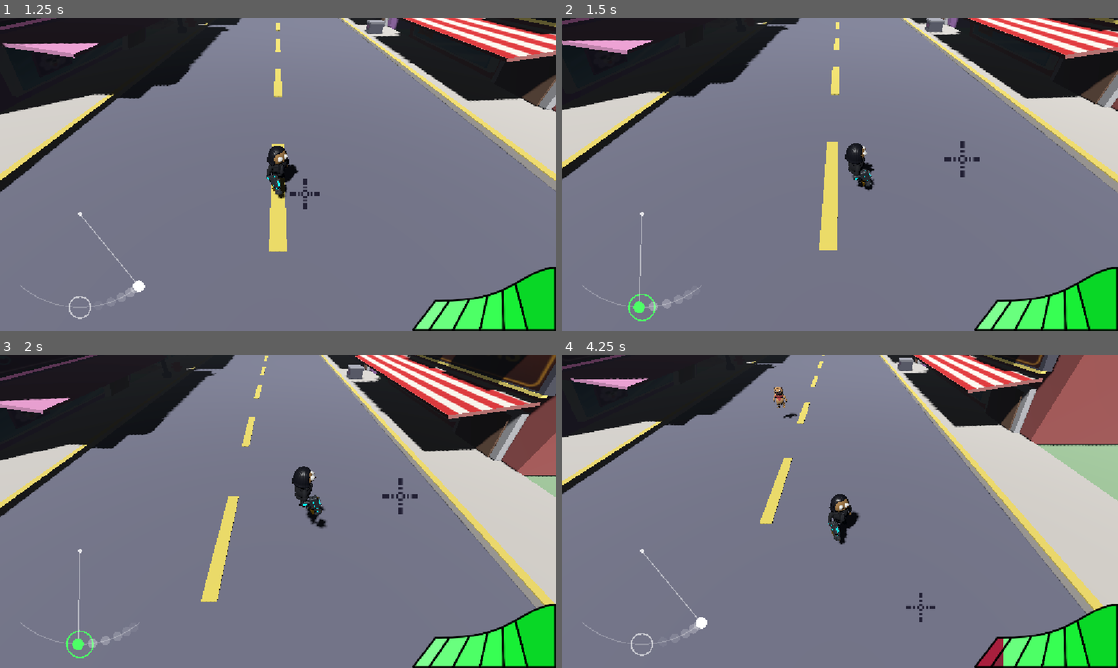
Above: before the commit, frames 1-4 (two rows, left to right).
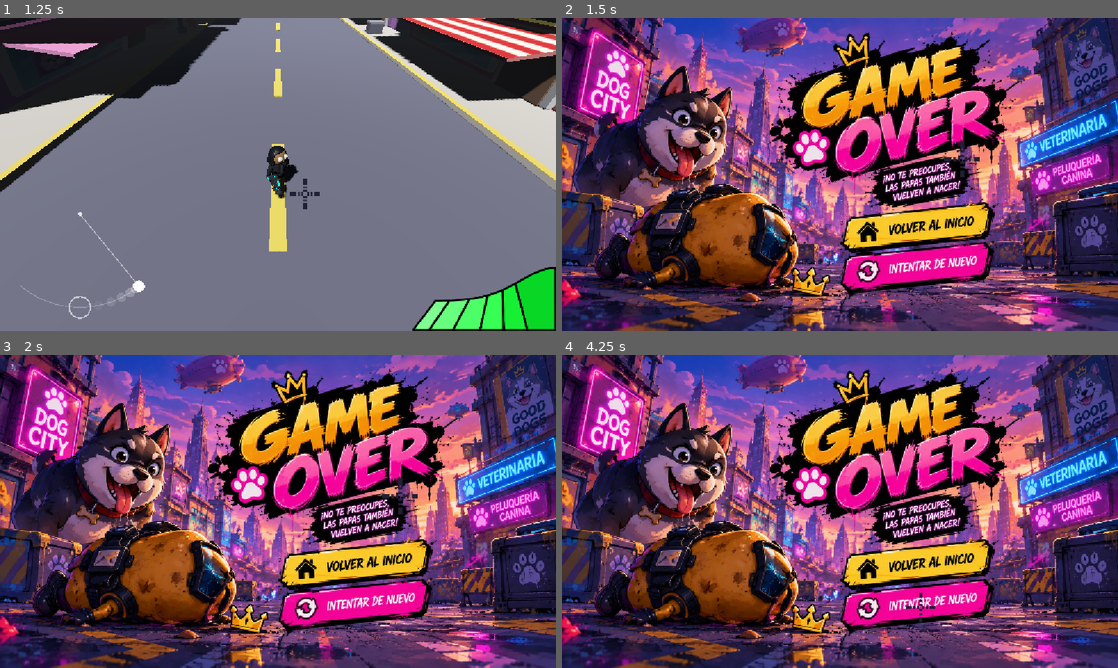
Above: after the commit, the same moments.

Repository: DiegoHernandez31/KDACS
Game: Godot game, scene res://scenes/ui/menu.tscn
Two runs of this game, one before a commit and one after it. Both use one fixed random seed, a clock stepped at 60 frames per second and the inputs below. Sound files missing from this copy of the repository are replaced by a short silence.
Inputs (mouse positions are in pixels of both pictures, inside the frame that each line leads up to):
- Up to frame 1 (1.25 s): click (305, 193) at 0.5 s
- Up to frame 2 (1.5 s): tap Enter at 1.25 s; move the mouse to (962, 158) at 1.27 s; hold D (ui_right) from 1.28 s (still down); tap K at 1.35 s
- Up to frame 3 (2 s): keep holding D (ui_right); tap Space (jump) at 1.52 s
- Up to frame 4 (4.25 s): release D (ui_right) at 2 s; click (917, 564) at 2.02 s; move the mouse to (728, 527) at 2.77 s; hold S (ui_down) 2.78-3.5 s; tap 1 (camera1) at 2.85 s; tap Space (jump) at 3.02 s; tap K at 3.05 s; click (923, 608) at 3.52 s

Frame 1 is identical in both runs. In frame 2, 99% of the frame differs, in the area x 0-100%, y 0-100%; in frame 3, 98%; in frame 4, 99%.

Commit message:
add endgame

Diff:
--- a/scenes/characters/Jhon_Pick.tscn
+++ b/scenes/characters/Jhon_Pick.tscn
@@ -3,6 +3,8 @@
 [ext_resource type="Script" uid="uid://b47s442qqdhdd" path="res://scripts/components/player.gd" id="1_ptpx7"]
 [ext_resource type="PackedScene" uid="uid://bfhqqs8bhvpkg" path="res://resources/models/JhonPick.glb" id="3_6cg6r"]
 [ext_resource type="PackedScene" uid="uid://djwy8wpddvjp5" path="res://scenes/misc/weapon.tscn" id="3_7rpi8"]
+[ext_resource type="PackedScene" uid="uid://chai8yeo6e5vr" path="res://scenes/ui/game_over.tscn" id="4_uv8k1"]
+[ext_resource type="Texture2D" uid="uid://coxk6hyokpofn" path="res://images/gameOver.jpeg" id="5_gxxth"]
 
 [sub_resource type="CapsuleShape3D" id="CapsuleShape3D_un3et"]
 height = 1.6435547
@@ -28,3 +30,44 @@
 transform = Transform3D(0.8660254, 0.40957603, -0.28678823, 0, 0.57357645, 0.81915206, 0.5, -0.7094065, 0.49673176, 0, 0, 0)
 light_energy = 7.0
 shadow_enabled = true
+
+[node name="CanvasLayer" type="CanvasLayer" parent="." unique_id=1566210158]
+layer = 10
+
+[node name="game_over" parent="CanvasLayer" unique_id=860791862 instance=ExtResource("4_uv8k1")]
+script = null
+
+[node name="ColorRect2" type="ColorRect" parent="CanvasLayer/game_over" unique_id=1313556051]
+layout_mode = 1
+anchors_preset = 15
+anchor_right = 1.0
+anchor_bottom = 1.0
+grow_horizontal = 2
+grow_vertical = 2
+
+[node name="TextureRect2" type="TextureRect" parent="CanvasLayer/game_over" unique_id=2116136892]
+layout_mode = 1
+anchors_preset = 15
+anchor_right = 1.0
+anchor_bottom = 1.0
+grow_horizontal = 2
+grow_vertical = 2
+texture = ExtResource("5_gxxth")
+expand_mode = 1
+
+[node name="goToMenu2" type="TextureButton" parent="CanvasLayer/game_over" unique_id=1911865748]
+layout_mode = 0
+offset_left = 584.5858
+offset_top = 397.3216
+offset_right = 894.1911
+offset_bottom = 471.8978
+
+[node name="retry2" type="TextureButton" parent="CanvasLayer/game_over" unique_id=1457888863]
+layout_mode = 0
+offset_left = 583.2271
+offset_top = 483.0359
+offset_right = 903.37384
+offset_bottom = 562.2972
+
+[connection signal="pressed" from="CanvasLayer/game_over/goToMenu2" to="." method="_on_go_to_menu_2_pressed"]
+[connection signal="pressed" from="CanvasLayer/game_over/retry2" to="." method="_on_retry_2_pressed"]
--- /dev/null
+++ b/scenes/ui/game_over.gd
@@ -0,0 +1,14 @@
+extends Control
+
+const MENU_SCENE := "res://scenes/ui/menu.tscn"  # <- ajusta a la ruta real de tu menú
+
+func _ready() -> void:
+	Input.set_mouse_mode(Input.MOUSE_MODE_VISIBLE)
+	$goToMenu.pressed.connect(_on_menu)
+	$retry.pressed.connect(_on_retry)
+
+func _on_menu() -> void:
+	get_tree().change_scene_to_file(MENU_SCENE)
+
+func _on_retry() -> void:
+	get_tree().change_scene_to_file(RhythmManager.ultimo_nivel)
--- a/scenes/ui/game_over.tscn
+++ b/scenes/ui/game_over.tscn
@@ -1,6 +1,6 @@
 [gd_scene format=3 uid="uid://chai8yeo6e5vr"]
 
-[ext_resource type="Script" uid="uid://couqe3fhucicg" path="res://scenes/ui/scripts/game_over.gd" id="1_fu4wh"]
+[ext_resource type="Script" uid="uid://bck83soq8g26n" path="res://scenes/ui/game_over.gd" id="1_fu4wh"]
 [ext_resource type="Texture2D" uid="uid://coxk6hyokpofn" path="res://images/gameOver.jpeg" id="2_x6o8e"]
 
 [node name="game_over" type="Control" unique_id=860791862]
@@ -43,6 +43,3 @@
 offset_top = 483.0359
 offset_right = 903.37384
 offset_bottom = 562.2972
-
-[connection signal="pressed" from="goToMenu" to="." method="_on_go_to_menu_pressed"]
-[connection signal="pressed" from="retry" to="." method="_on_retry_pressed"]
--- a/scenes/ui/scripts/game_over.gd
+++ /dev/null
@@ -1,19 +0,0 @@
-extends Control
-
-
-# Called when the node enters the scene tree for the first time.
-func _ready() -> void:
-	pass # Replace with function body.
-
-
-# Called every frame. 'delta' is the elapsed time since the previous frame.
-func _process(delta: float) -> void:
-	pass
-
-
-func _on_go_to_menu_pressed() -> void:
-	get_tree().change_scene_to_file("res://scenes/ui/menu.tscn")
-
-
-func _on_retry_pressed() -> void:
-	pass # Replace with function body.
--- a/scripts/autoloads/RhythmManager.gd
+++ b/scripts/autoloads/RhythmManager.gd
@@ -1,4 +1,9 @@
 extends Node
+
+const GAME_OVER_SCENE := "res://scenes/ui/game_over.tscn"  # <- pon la ruta real de tu game_over.tscn
+
+var ultimo_nivel: String = ""
+var _game_over_activo := false
 
 # --- CONFIGURACIÓN DE RITMO ---
 var bpm: float = 140.0
@@ -22,6 +27,9 @@
 
 func configurar_musica(player: AudioStreamPlayer):
 	audio_player = player
+	energia_actual = energia_maxima
+	enemigos_activos = 0
+	_game_over_activo = false
 	audio_player.play()
 
 func _process(delta):
@@ -82,7 +90,13 @@
 	print("t=%.2f | desfase=%+.3f s | tol=%.3f" % [pos, desfase, tolerancia])
 	return abs(desfase) <= tolerancia
 
-func _game_over():
+func _game_over() -> void:
+	if _game_over_activo:
+		return   # evita que se dispare varias veces (por eso salía 4 veces el mensaje)
+	_game_over_activo = true
+	enemigos_activos = 0
+	audio_player = null   # el reproductor se destruye con el nivel
+	ultimo_nivel = get_tree().current_scene.scene_file_path
 	print("GAME OVER - Te quedaste sin energía")
-	# Aquí puedes pausar el juego o recargar la escena
-	# get_tree().reload_current_scene()
+	Input.set_mouse_mode(Input.MOUSE_MODE_VISIBLE)
+	get_tree().change_scene_to_file.call_deferred(GAME_OVER_SCENE)
--- a/scripts/components/player.gd
+++ b/scripts/components/player.gd
@@ -5,6 +5,8 @@
 @onready var model: Node3D = $Visual/Model
 @onready var skeleton: Skeleton3D = model.find_child("Skeleton3D", true, false)
 @onready var aim_pivot = $AimPivot
+@onready var game_over_ui = $CanvasLayer/game_over
+#@onready var anim_player = $AnimationPlayer # (Descomenta esto cuando tengas tu animación)
 
 @export var health: int = 100
 
@@ -72,6 +74,7 @@
 var _swing_axis := {}
 
 func _ready():
+	print("PLAYER READY, game_over_ui = ", game_over_ui)
 	# Tu código anterior (health, etc...)
 	add_to_group("player")
 	# 2. Esto atrapa el mouse y lo vuelve invisible para jugar cómodamente
@@ -81,6 +84,7 @@
 	for n in model.find_children("*", "MeshInstance3D", true, false):
 		_meshes.append(n)
 	_setup_skeleton()
+	game_over_ui.visible = false
 
 func _unhandled_input(_event):
 	if Input.is_action_just_pressed("shoot"):
@@ -456,6 +460,9 @@
 	if is_invulnerable:
 		return
 	RhythmManager.perder_energia(cantidad)
+	if RhythmManager.energia_actual<= 0:
+		die()
+		return
 
 	# Parpadeo de transparencia para feedback 3D
 	var tween = create_tween()
@@ -469,3 +476,40 @@
 	if _is_free_look():
 		return Basis(Vector3.UP, camera.global_rotation.y)
 	return Basis.IDENTITY
+
+func die():
+	print("die() llamado")
+	if is_dead:
+		return
+
+	is_dead = true
+	print("El jugador ha muerto.")
+
+	# 1. Preparar/Reproducir la animación
+	# anim_player.play("animacion_de_muerte")
+
+	# 2. Desactivar colisión para que los enemigos te ignoren
+	if has_node("CollisionShape3D"):
+		$CollisionShape3D.set_deferred("disabled", true)
+
+	# 3. Mostrar el menú de Game Over
+	game_over_ui.visible = true
+
+	# 4. Liberar el mouse para poder hacer clic en los botones
+	Input.set_mouse_mode(Input.MOUSE_MODE_VISIBLE)
+
+	print("game_over_ui: ", game_over_ui, " visible: ", game_over_ui.visible, " size: ", game_over_ui.size if game_over_ui is Control else "n/a")
+
+
+func _on_go_to_menu_2_pressed() -> void:
+	# Reinicia la escena actual
+	get_tree().reload_current_scene()
+
+
+func _on_retry_2_pressed() -> void:
+	# Cambia a la escena de tu menú principal (Asegúrate de poner la ruta correcta aquí)
+	get_tree().change_scene_to_file("res://MainMenu.tscn")
+
+func _input(event):
+	if event is InputEventKey and event.pressed and event.keycode == KEY_K:
+		die()
Not shown, added: scenes/ui/game_over.gd.uid
Not shown, removed: scenes/ui/scripts/game_over.gd.uid
